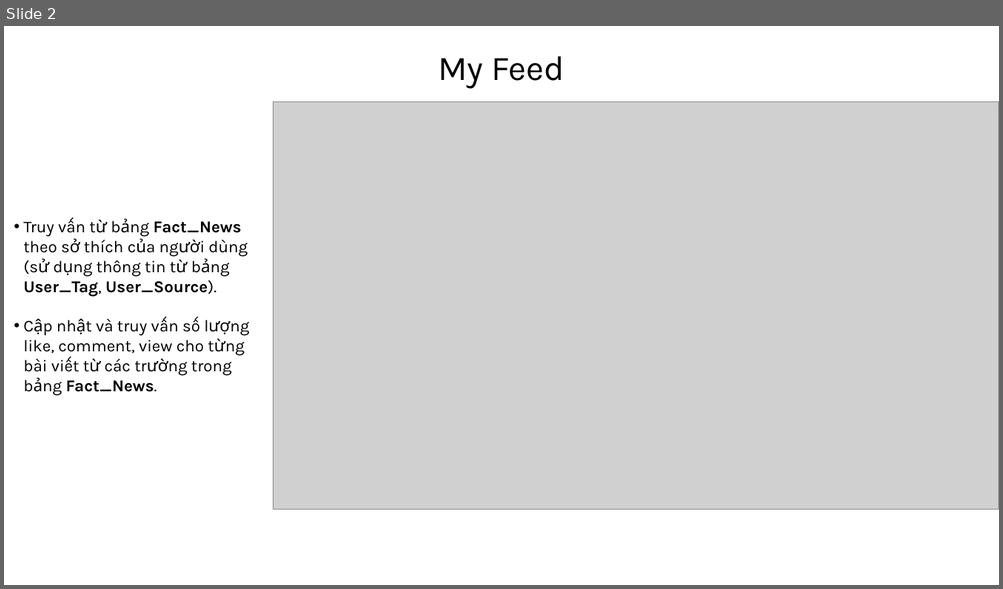
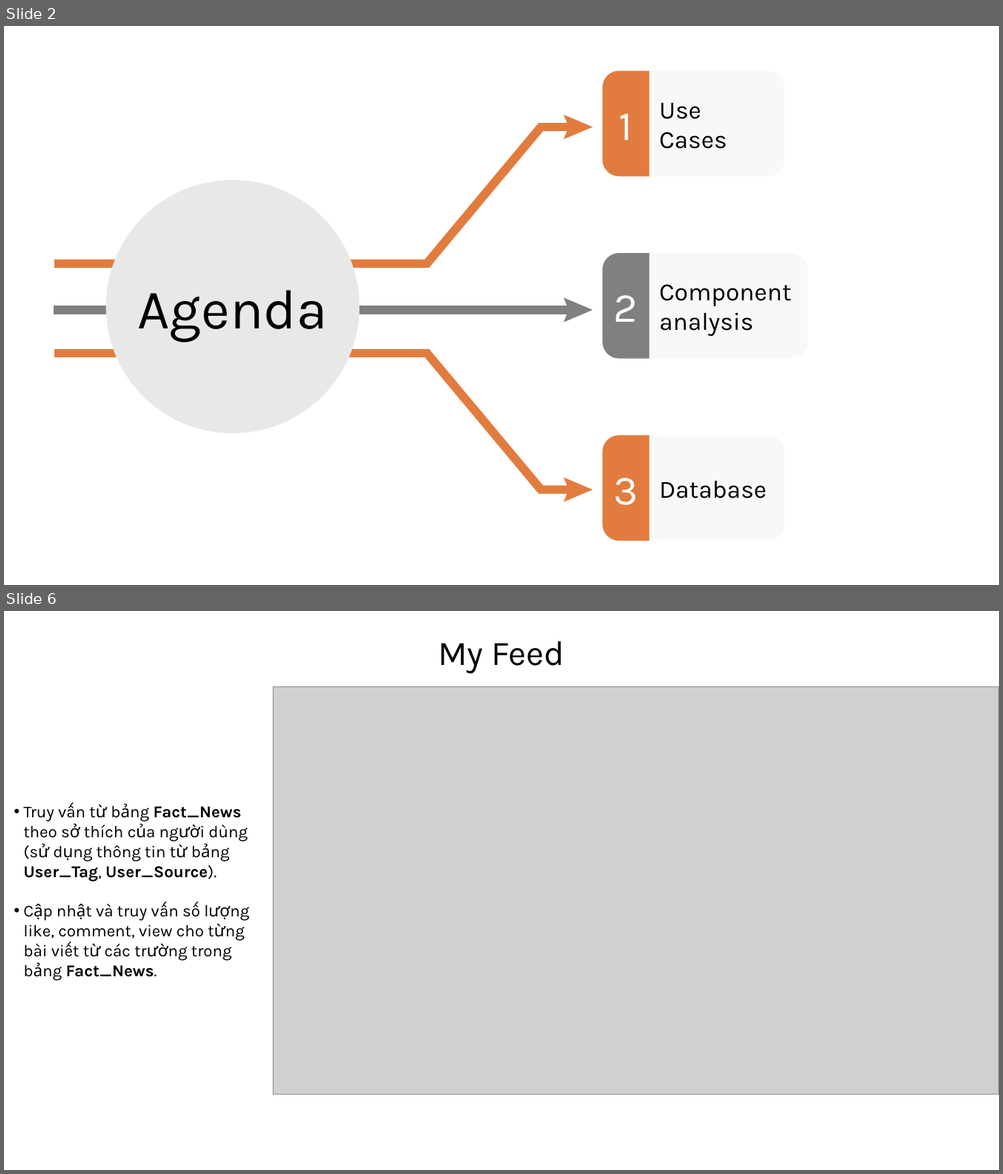
Before and after one commit to Kuunna/Mentorship_Program, a slide deck: Daily_dev Challenge/Daily_dev challenge.pptx. Shown one above the other, each under a label of ours: slide 2 before the commit, slides 2 and 6 after it; the slides between them are not shown. The pictures are 1003x589 and 1003x1174 pixels, drawn with LibreOffice and Linux fonts; fonts in the diff are those of the drawing; grey boxes stand for pictures. Boxes give left, top, right and bottom in pixels: in the first picture for what was removed or moved away, otherwise in the second. Text is boxed around its words. In the diff, an @@ line names an element or a change of style, - is before the commit and + after.

```diff
--- a/Daily_dev Challenge/Daily_dev challenge.pptx
+++ b/Daily_dev Challenge/Daily_dev challenge.pptx
@@ slide 2 added at (4, 26, 999, 585), background #FFFFFF @@
@@ freeform shape added at (603, 70, 785, 177), fill #F7F9F9 @@
@@ freeform shape added at (603, 70, 649, 177), fill #E27C3E, 40 pt, text #FFFFFF @@
+1
@@ text added at (659, 103, 727, 149), 24 pt, text #000000 @@
+Use Cases
@@ freeform shape added at (55, 123, 572, 268), fill #E27C3E @@
@@ freeform shape added at (563, 115, 593, 139), fill #E27C3E @@
@@ freeform shape added at (106, 181, 360, 434), fill #E8E8E8, 54 pt, text #000000 @@
+Agenda
@@ freeform shape added at (603, 254, 808, 359), fill #F7F9F9 @@
@@ freeform shape added at (603, 254, 649, 359), fill #808080, 40 pt, text #FFFFFF @@
+2
@@ text added at (659, 284, 791, 337), 24 pt, text #000000 @@
+Component analysis
@@ freeform shape added at (54, 306, 571, 314), fill #808080 @@
@@ freeform shape added at (563, 298, 593, 322), fill #808080 @@
@@ freeform shape added at (55, 349, 572, 494), fill #E27C3E @@
@@ freeform shape added at (603, 436, 785, 542), fill #F7F9F9 @@
@@ freeform shape added at (603, 436, 649, 542), fill #E27C3E, 40 pt, text #FFFFFF @@
+3
@@ freeform shape added at (563, 478, 593, 503), fill #E27C3E @@
@@ text added at (659, 481, 766, 499), 24 pt, text #000000 @@
+Database
@@ what was slide 2 is now slide 6 @@
```
Also in this commit, not shown: 5 slides changed, 6 other slides added, 1 slide removed, 1 other file.
